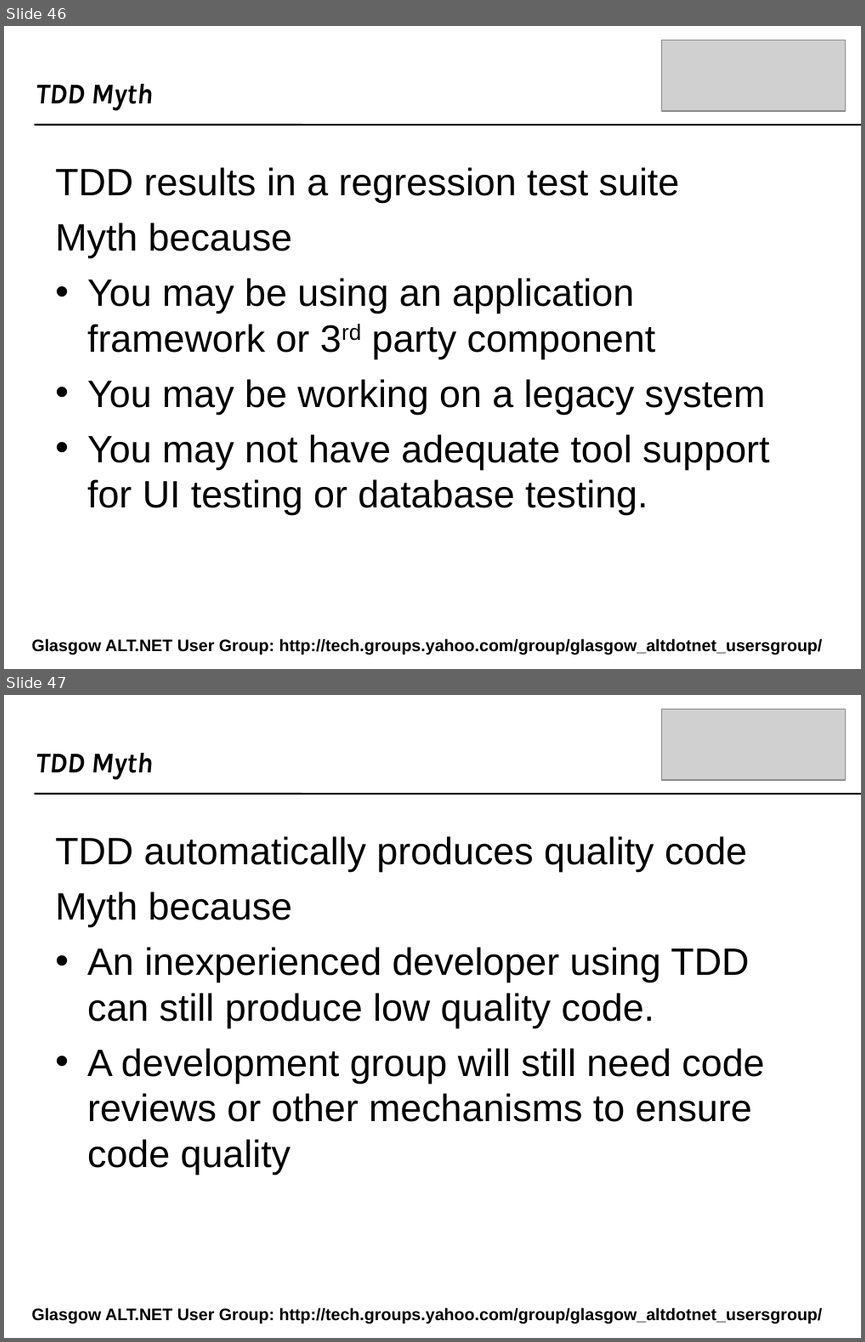
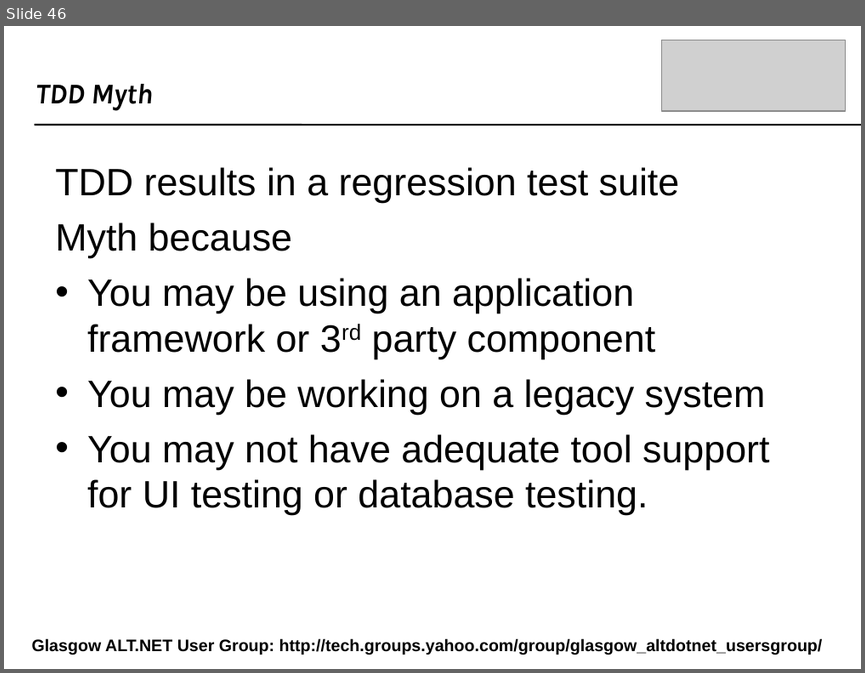
Before and after one commit to craignicol/scotaltdotnet, a slide deck: belfast/IOC-TDD-And Testability.ppt. Shown one above the other, each under a label of ours: slides 46 and 47 before the commit, slide 46 after it. The pictures are 865x1342 and 865x673 pixels, drawn with LibreOffice and Linux fonts; fonts in the diff are those of the drawing; grey boxes stand for pictures; background and template pictures are left out. Boxes give left, top, right and bottom in pixels: in the first picture for what was removed or moved away, otherwise in the second. Text is boxed around its words. In the diff, an @@ line names an element or a change of style, - is before the commit and + after.

```diff
--- a/belfast/IOC-TDD-And Testability.ppt
+++ b/belfast/IOC-TDD-And Testability.ppt
@@ slide 47 removed at (4, 695, 861, 1338), background picture (left out) @@
@@ picture removed at (662, 709, 846, 780) @@
@@ text removed at (35, 753, 152, 780) @@
-TDD Myth
@@ line removed from (34, 794) to (861, 794) @@
@@ text removed at (55, 836, 764, 1174) @@
-TDD automatically produces quality code
-Myth because
-• An inexperienced developer using TDD can still produce low quality code.
-• A development group will still need code reviews or other mechanisms to ensure code quality
@@ text removed at (32, 1307, 823, 1323) @@
-Glasgow ALT.NET User Group: http://tech.groups.yahoo.com/group/glasgow_altdotnet_usersgroup/
```
Also in this commit, not shown: 3 slides changed, 1 slide added, 2 other slides removed, 1 other file.
